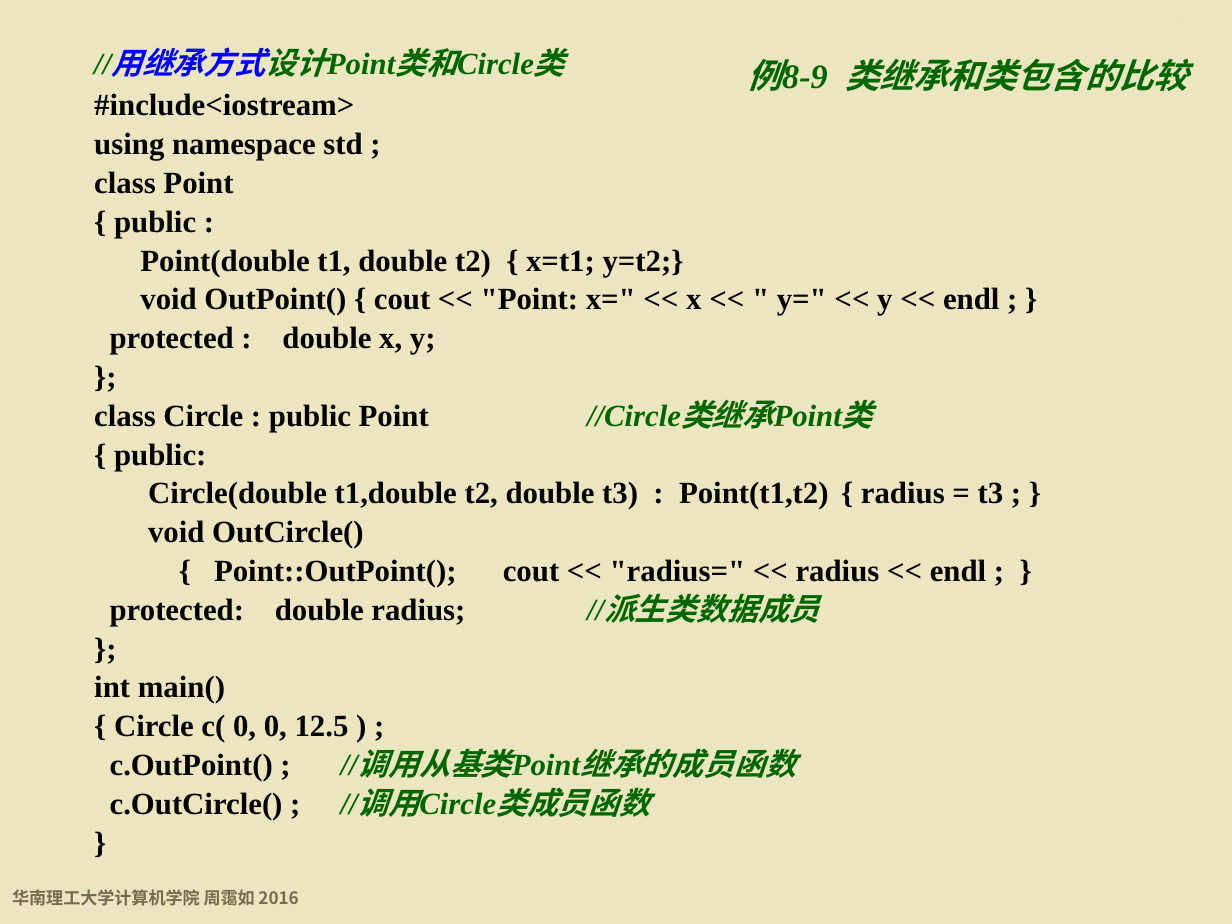
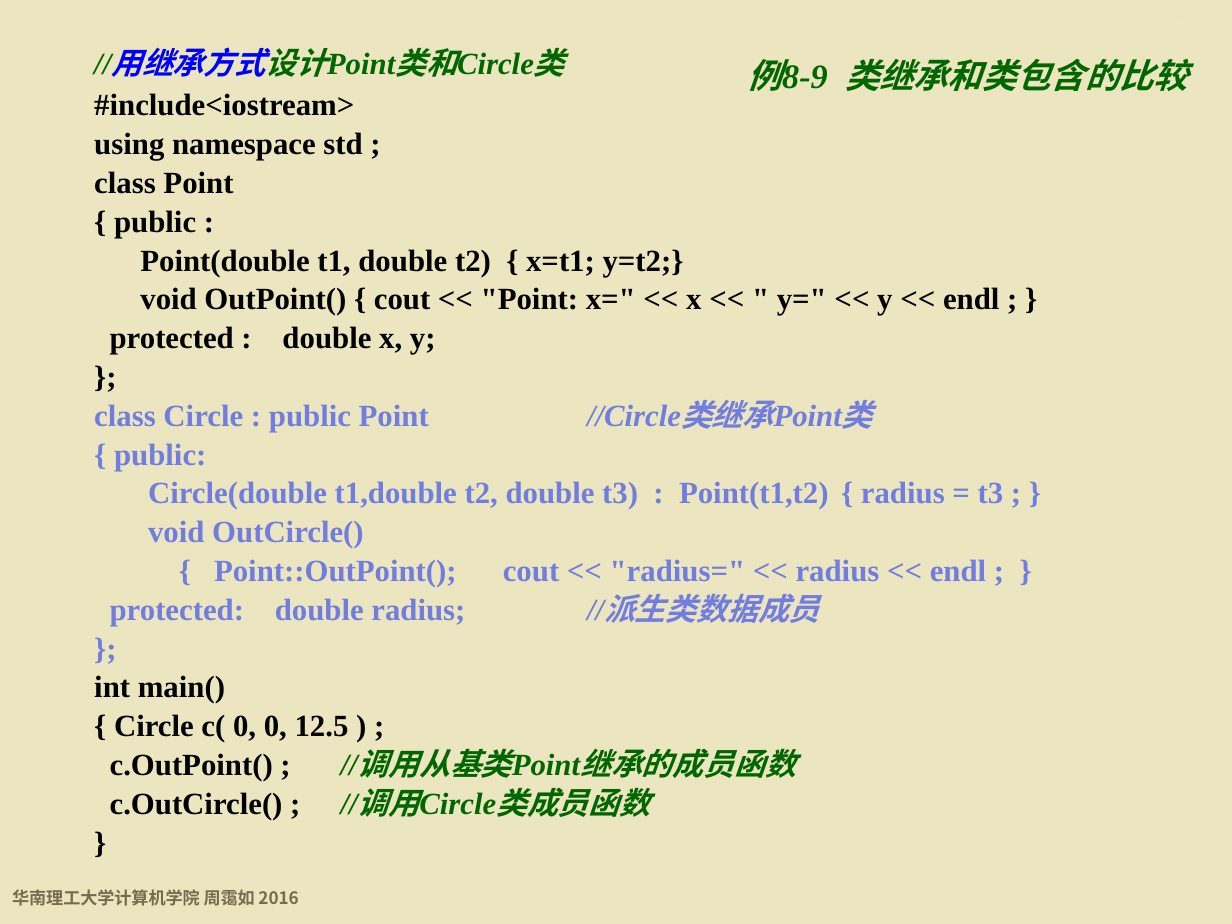
Before and after one commit to wwuhn/wwuhn.github.io, a slide deck: slide 105 of bookspcClassic/C++程序设计基础（第5版）周霭如/8-继承.pptx. Drawn at 1232x924 pixels with LibreOffice and Linux fonts; fonts in the diff are those of the drawing; background and template pictures are left out. Boxes give left, top, right and bottom in pixels: in the first picture for what was removed or moved away, otherwise in the second. Text is boxed around its words. In the diff, an @@ line names an element or a change of style, - is before the commit and + after.

```diff
--- a/bookspcClassic/C++程序设计基础（第5版）周霭如/8-继承.pptx
+++ b/bookspcClassic/C++程序设计基础（第5版）周霭如/8-继承.pptx
@@ text at (x1=94, y1=404, x2=1004, y2=626): text colour #000000 to #727DE0 in "class Circle : public Point", "{ public:", "Circle(double t1,double t2, double t3) : Point(t1,t2) ...", "void OutCircle()" and 3 more places; text colour #006600 to #727DE0 in "//Circle类继承Point类", "//派生类数据成员" @@
```
Also in this commit, not shown: 10 other slides changed.
